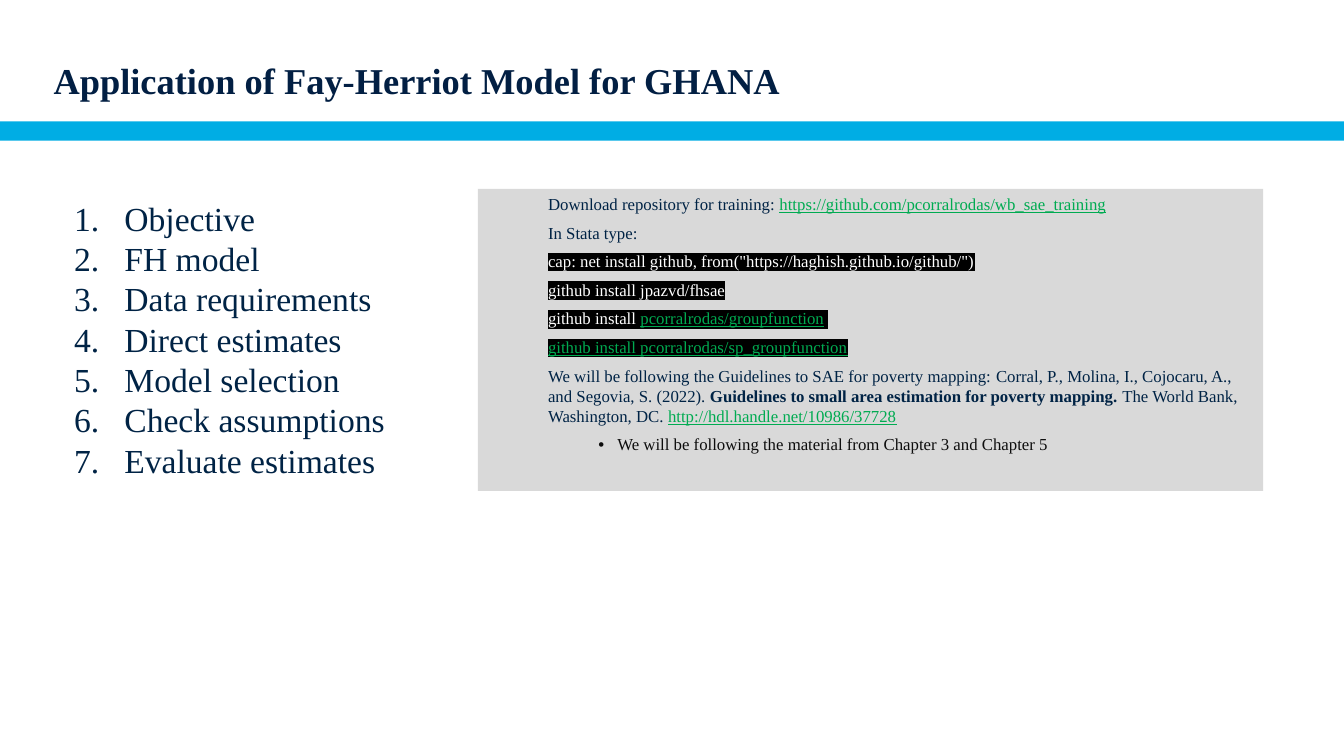
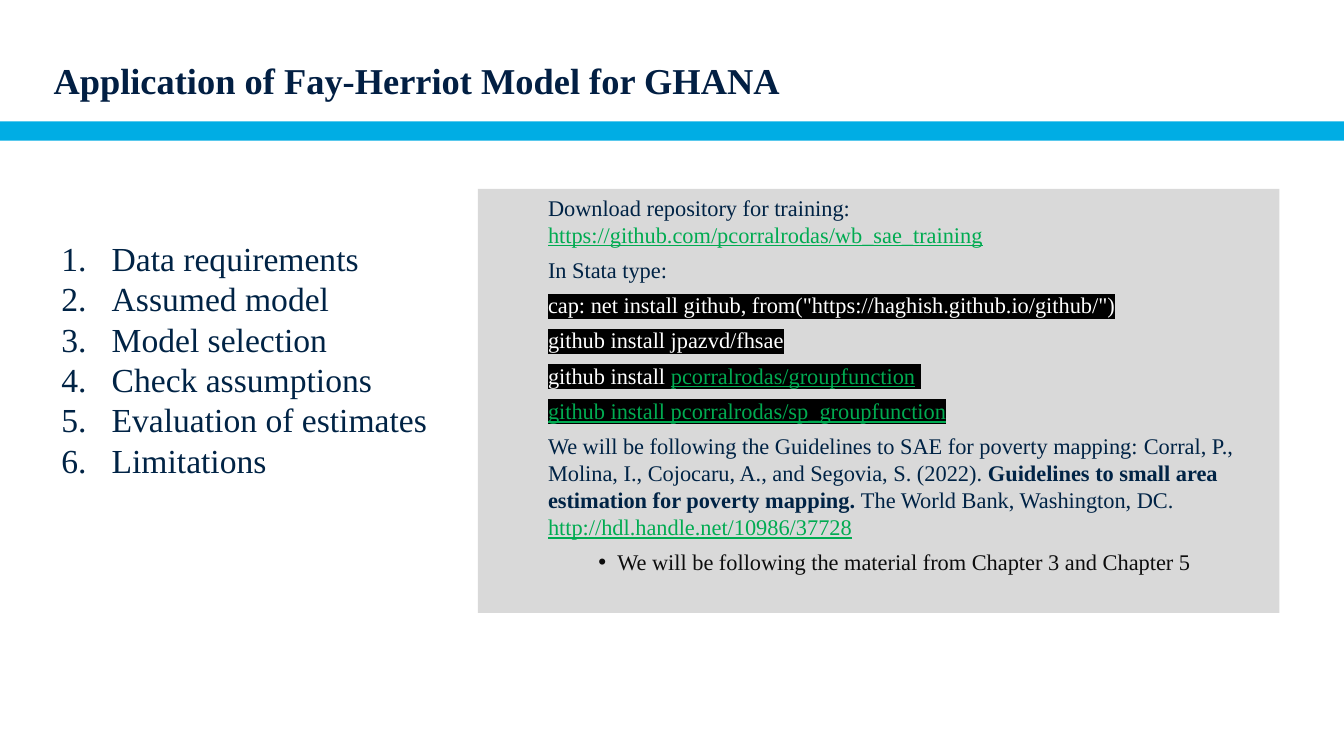
Before and after one commit to pcorralrodas/wb_sae_training, a slide deck: slide 7 of 02.Area_level_models/03.presentation/Off_census_years_sae.pptx. Drawn at 1344x756 pixels with LibreOffice and Linux fonts; fonts in the diff are those of the drawing; background and template pictures are left out. Boxes give left, top, right and bottom in pixels: in the first picture for what was removed or moved away, otherwise in the second. Text is boxed around its words. In the diff, an @@ line names an element or a change of style, - is before the commit and + after.

Commit message:
Update Off_census_years_sae.pptx
Modified and simplified presentation. Added a slide about Accuracy and precision in the evaluation of estimates' section.

```diff
--- a/02.Area_level_models/03.presentation/Off_census_years_sae.pptx
+++ b/02.Area_level_models/03.presentation/Off_census_years_sae.pptx
@@ text at <box>124,207,260,272</box>: paragraphs removed @@
-1. Objective
-2. FH model
@@ rectangle "Download repository for training: https://github.com/pcorral ...": place and size @@
-rectangle "Download repository for training: https://github.com/pcorral ..." at <box>478,189,1263,491</box>
+rectangle "Download repository for training: https://github.com/pcorral ..." at <box>478,189,1279,613</box>
@@ rectangle "Download repository for training: https://github.com/pcorral ..." at <box>478,189,1279,613</box>: size 12 to 16 pt @@
@@ text "Data requirements": place and size @@
-text "Data requirements" at <box>124,207,385,474</box>
+text "Data requirements" at <box>112,248,427,474</box>
@@ text at <box>112,287,329,312</box>: text changed @@
-4. Direct estimates
+2. Assumed model
@@ text at <box>112,408,427,474</box>: text changed @@
-7. Evaluate estimates
+5. Evaluation of estimates
+6. Limitations
```
Also in this commit, not shown: 10 other slides changed, 1 slide added, 1 slide removed.
